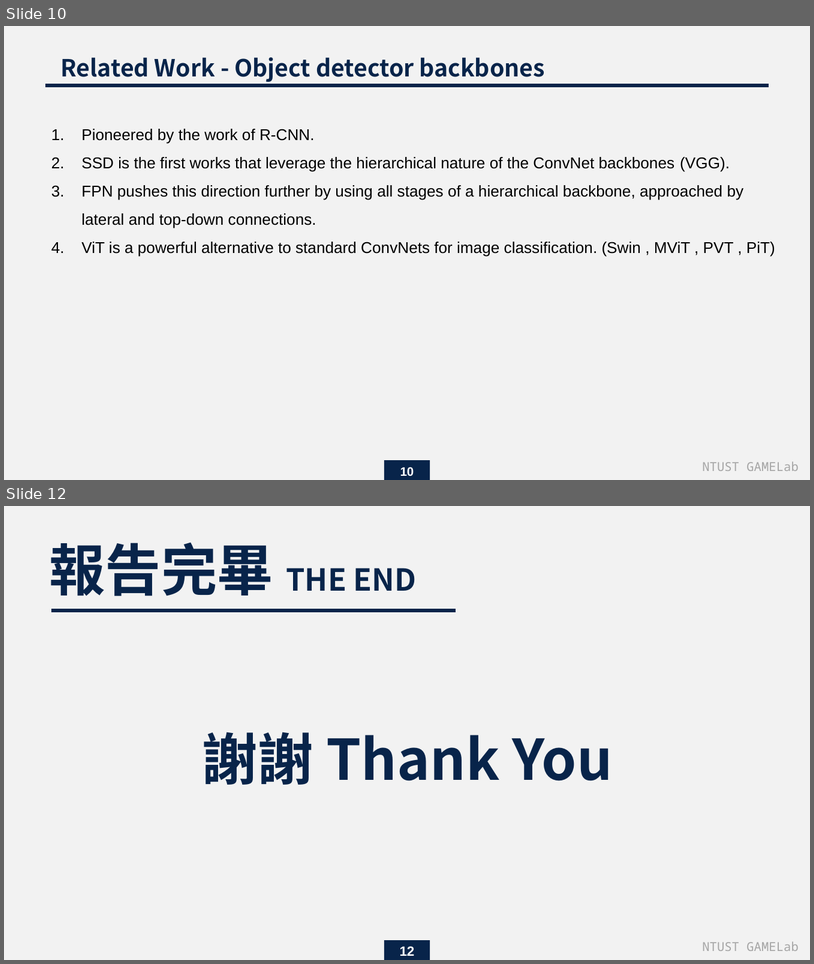
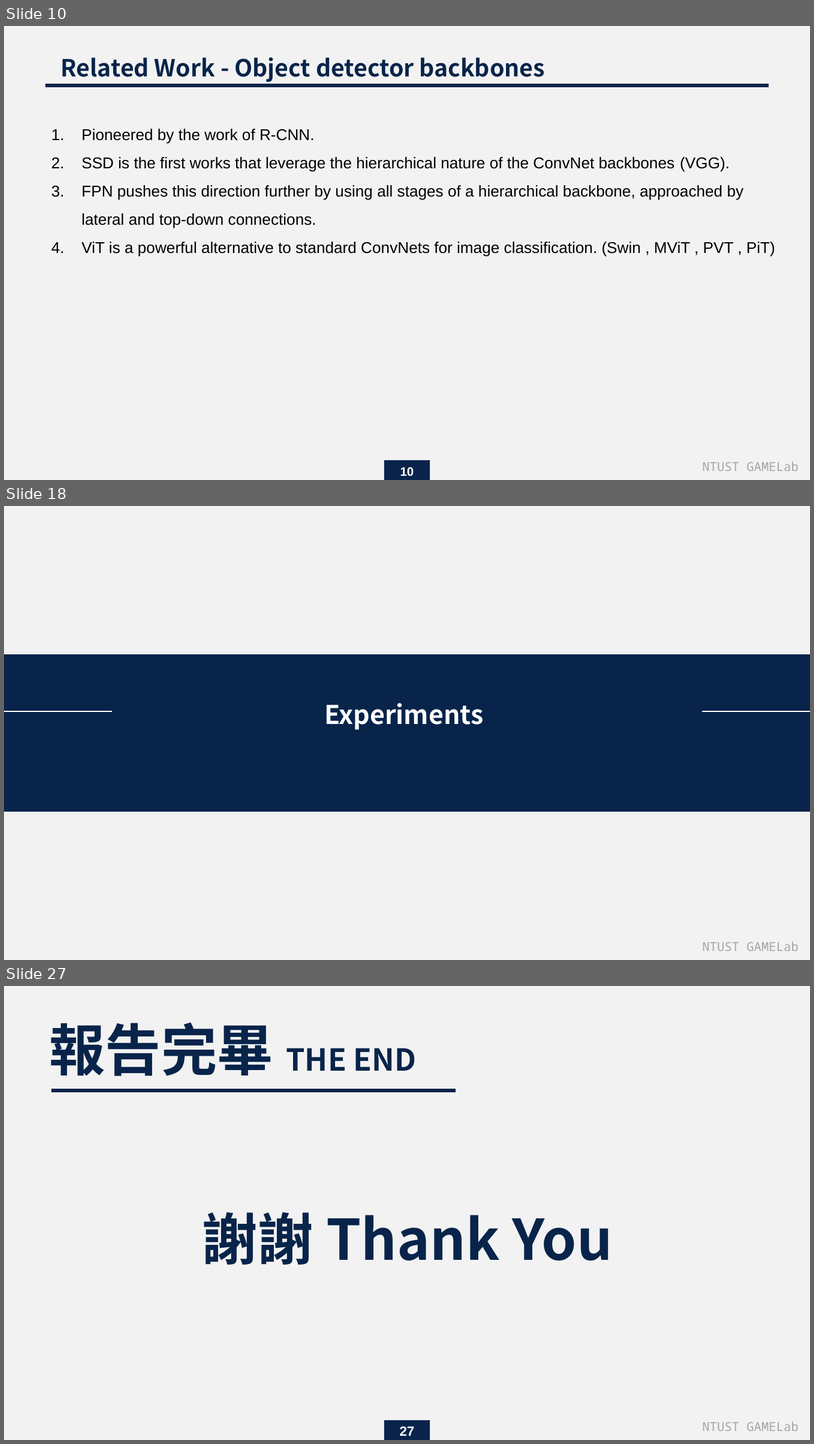
Before and after one commit to endman100/paper-, a slide deck: Exploring Plain Vision Transformer Backbones for Object Detection_M11015039.pptx. Shown one above the other, each under a label of ours: slides 10 and 12 before the commit, slides 10, 18 and 27 after it; the slides between them are not shown. The pictures are 814x964 and 814x1444 pixels, drawn with LibreOffice and Linux fonts; fonts in the diff are those of the drawing. Boxes give left, top, right and bottom in pixels: in the first picture for what was removed or moved away, otherwise in the second. Text is boxed around its words. In the diff, an @@ line names an element or a change of style, - is before the commit and + after.

```diff
--- a/Exploring Plain Vision Transformer Backbones for Object Detection_M11015039.pptx
+++ b/Exploring Plain Vision Transformer Backbones for Object Detection_M11015039.pptx
@@ slide 18 added at box(4, 506, 810, 960), background #F2F2F2 @@
@@ rectangle added at box(4, 654, 810, 811), fill #08244A @@
@@ text added at box(324, 703, 484, 730), 23 pt, text #FFFFFF, bold @@
+Experiments
@@ line added from (4, 711) to (112, 711), #FFFFFF 1 pt @@
@@ line added from (702, 711) to (810, 711), #FFFFFF 1 pt @@
@@ text added at box(702, 941, 798, 951), 11 pt, text #A5A5A5 @@
+NTUST GAMELab
@@ what was slide 12 is now slide 27 @@
@@ page number at box(400, 1426, 415, 1435): text changed @@
-12
+27
```
Also in this commit, not shown: 1 slide changed, 14 other slides added.
